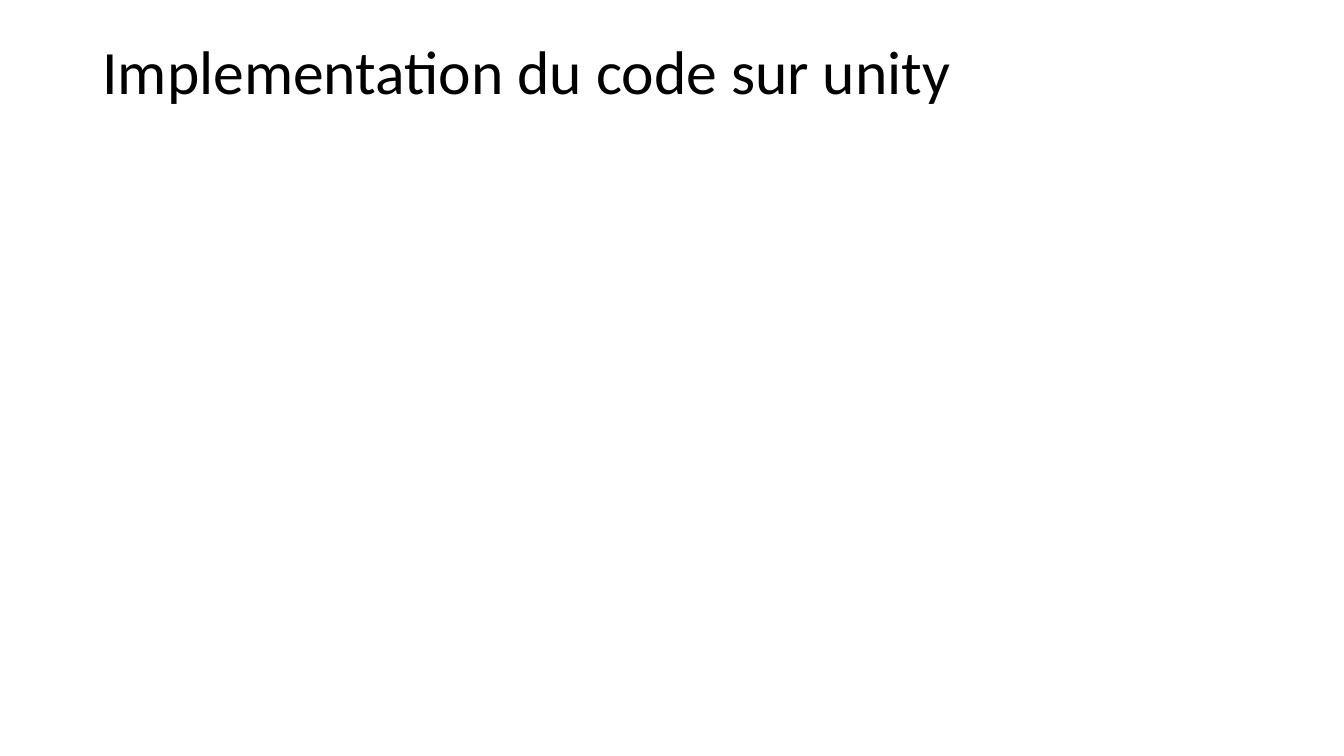
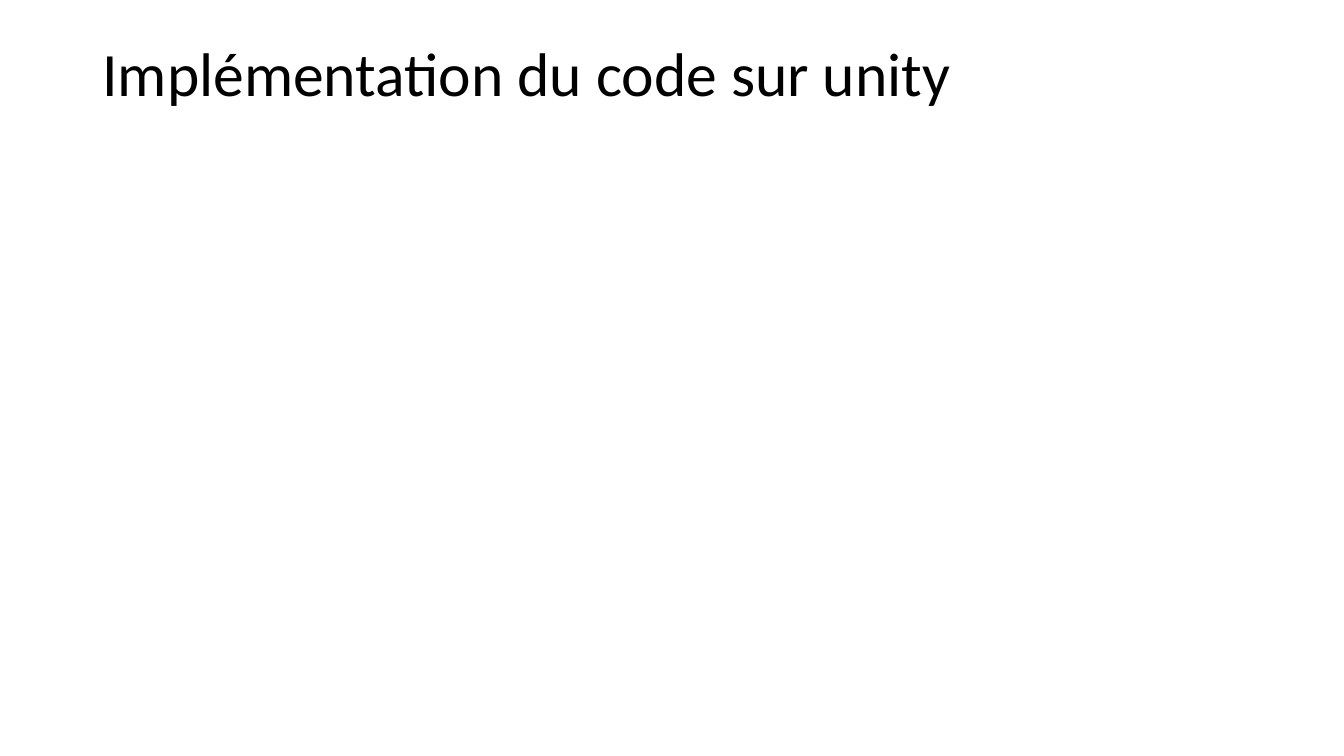
Before and after one commit to AlexandrEpita/Bizarre-Chess-Adventure, a slide deck: slide 7 of diapo soutenance.odp. Drawn at 1344x756 pixels with LibreOffice and Linux fonts; fonts in the diff are those of the drawing. Boxes give left, top, right and bottom in pixels: in the first picture for what was removed or moved away, otherwise in the second. Text is boxed around its words. In the diff, an @@ line names an element or a change of style, - is before the commit and + after.

```diff
--- a/diapo soutenance.odp
+++ b/diapo soutenance.odp
@@ title at (102,53,950,106): text changed @@
-Implementation du code sur unity
+Implémentation du code sur unity
```
Also in this commit, not shown: 6 other slides changed, 1 other file.
